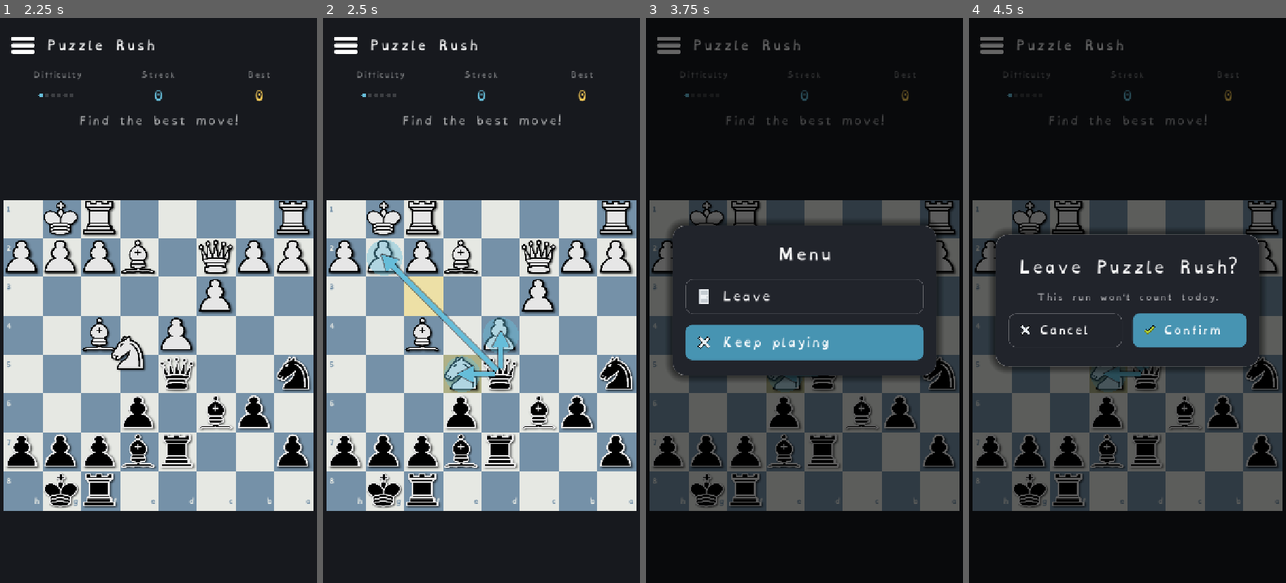
Above: before the commit, frames 1-4 (left to right).
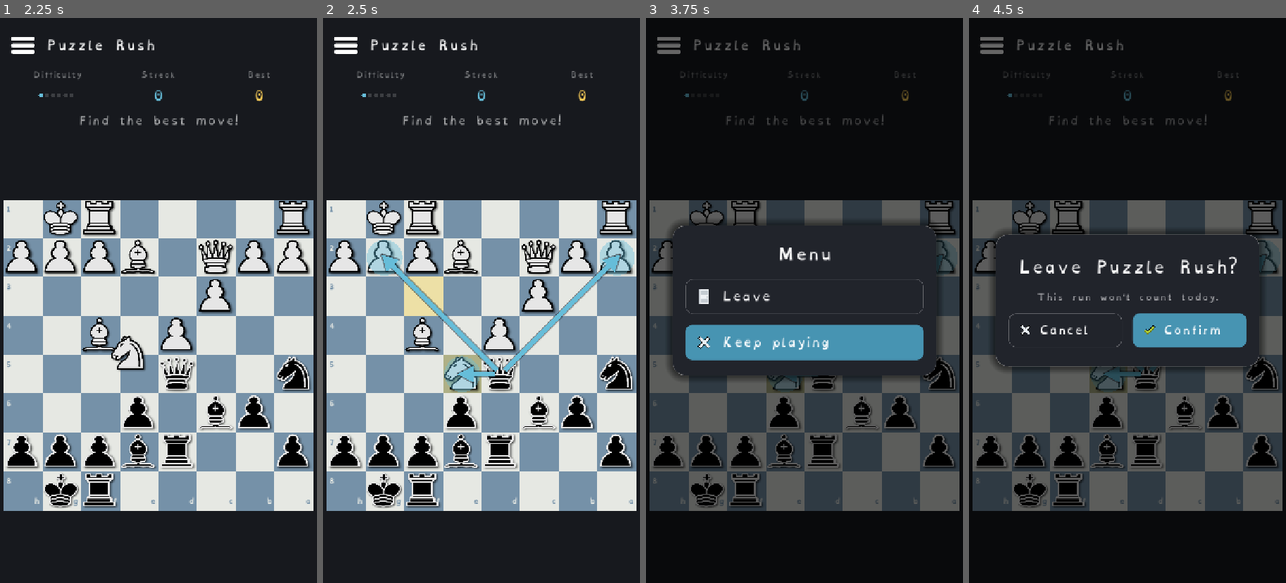
Above: after the commit, the same moments.

Repository: Hatscat/limpidchess
Game: Godot game, scene res://scenes/puzzle_rush.tscn
Two runs of this game, one before a commit and one after it. Both use one fixed random seed, a clock stepped at 60 frames per second and the inputs below. This scene is started directly instead of the project's main scene.
Inputs (mouse positions are in pixels of both pictures, inside the frame that each line leads up to):
- Up to frame 1 (2.25 s): drag from (158, 357) to (190, 176) at 0.52 s; tap Enter at 1.25 s; drag from (95, 328) to (142, 413) at 1.27 s; click "Play again" at 2 s
- Up to frame 2 (2.5 s): no input
- Up to frame 3 (3.75 s): tap Space at 2.75 s; move the mouse to (836, 176) at 2.77 s; click (836, 176) at 2.92 s; click (668, 46) at 3.5 s
- Up to frame 4 (4.5 s): click "Leave" at 4.25 s

Frame 1 is identical in both runs. In frame 2, 1.6% of the frame differs, in the area x 51-99%, y 39-63%; in frame 3, 0.1%; in frame 4, 0.1%.

Commit message:
feat: enhance distractor selection logic to prioritize tempting moves for beginners

Diff:
--- a/scripts/puzzle_rush.gd
+++ b/scripts/puzzle_rush.gd
@@ -18,7 +18,7 @@
 const REPLY_HOLD := 0.35      ## beat between the player's move and the opponent's reply (multi-move)
 const CORRECT_HOLD := 0.5     ## beat after fully solving a puzzle before the next one
 const WRONG_HOLD := 1.35      ## let the red/green reveal sink in before the result
-const RANK_DEPTH := 1         ## 1-ply ranker for the 2 distractors: ~instant, and greedy = tempting traps
+const RANK_DEPTH := 2         ## 2-ply ranker for the distractors: believable (won't pick a move that instantly hangs)
 const MATE_EXPLODE_SEC := 0.7 ## checkmate: how long the losing king's shatter plays (matches game.gd)
 const MIN_STREAK_TO_COUNT := 3 ## leaving before solving this many puzzles refunds the daily run (a "cancel")
 
@@ -159,8 +159,8 @@
 
 ## Show the 3 options for the player's current move (_moves[_move_idx]). The two frame yields let the
 ## clean post-move board (a piece the previous move just captured is gone) actually DRAW and present
-## before the synchronous ranker briefly blocks the main thread: the first frame submits the clean
-## board, the second resumes after it has been presented. The ranker is 1-ply so the block is tiny.
+## before the synchronous ranker blocks the main thread: the first frame submits the clean board, the
+## second resumes after it has been presented. The 2-ply ranker can take tens of ms, so this matters.
 func _present_move(g: int) -> void:
 	_solution = rules.move_from_uci(_moves[_move_idx])
 	if _solution < 0:
@@ -174,34 +174,60 @@
 	_busy = false
 
 
-## The 3 options: the solution + the ranker's two best non-solution moves, all with DISTINCT target
-## squares (the board hit-tests a tap by its destination, so two options must never share a target).
-## The shallow depth keeps it fast and tends to pick greedy, beginner-tempting wrong moves.
+## The 3 options: the solution + 2 distractors. We bias the distractors toward "tempting" moves a
+## beginner is drawn to (captures and checks), taking the most believable ones first via the 2-ply
+## rank (so a distractor never instantly hands material back). All three land on DISTINCT target
+## squares (the board hit-tests a tap by its destination). Falls back to the best remaining moves,
+## then any legal move, when a position has no tempting wrong move.
 func _build_options() -> Array:
 	var ranked: Array = bot.rank_moves(rules, RANK_DEPTH)
 	var used_targets := {ChessRules.move_to(_solution): true}
 	var wrong: Array = []
-	for e: Dictionary in ranked:
-		var m := int(e["move"])
-		var t := ChessRules.move_to(m)
-		if m != _solution and not used_targets.has(t):
-			used_targets[t] = true
-			wrong.append(m)
-			if wrong.size() == 2:
-				break
+	_take_distractors(ranked, used_targets, wrong, true)    # captures / checks first (most tempting)
+	_take_distractors(ranked, used_targets, wrong, false)   # then the best remaining non-solution moves
 	if wrong.size() < 2:  # quiet/forced position: backfill from any legal move with a free target
 		for m: int in rules.generate_legal_moves():
+			if wrong.size() >= 2:
+				break
 			var t := ChessRules.move_to(m)
 			if m != _solution and not used_targets.has(t):
 				used_targets[t] = true
 				wrong.append(m)
-				if wrong.size() == 2:
-					break
 	var opts: Array = [{"move": _solution, "quality": "best"}]
 	for m: int in wrong:
 		opts.append({"move": m, "quality": "blunder"})
 	opts.shuffle()
 	return opts
+
+
+## Append distractors from `ranked` (each {move:int,...}) into `wrong` (up to 2 total), in rank order,
+## skipping the solution and target squares already taken. When `tempting_only`, take only captures or
+## checking moves: the wrong picks a beginner is most drawn to.
+func _take_distractors(ranked: Array, used_targets: Dictionary, wrong: Array, tempting_only: bool) -> void:
+	for e: Dictionary in ranked:
+		if wrong.size() >= 2:
+			return
+		var m := int(e["move"])
+		if m == _solution:
+			continue
+		var t := ChessRules.move_to(m)
+		if used_targets.has(t):
+			continue
+		if tempting_only and not _is_tempting(m):
+			continue
+		used_targets[t] = true
+		wrong.append(m)
+
+
+## A move a beginner is drawn to: a capture (incl. en passant) or a move that gives check. The
+## check test is a transient make / is_in_check / undo on the live rules (fully restored).
+func _is_tempting(move: int) -> bool:
+	if rules.board[ChessRules.move_to(move)] != 0 or ChessRules.move_flag(move) == ChessRules.F_EP:
+		return true
+	var undo := rules.make_move(move)
+	var checks := rules.is_in_check()  # after the move the side to move is the opponent
+	rules.undo_move(move, undo)
+	return checks
 
 
 func _on_option_chosen(opt: Dictionary) -> void:
